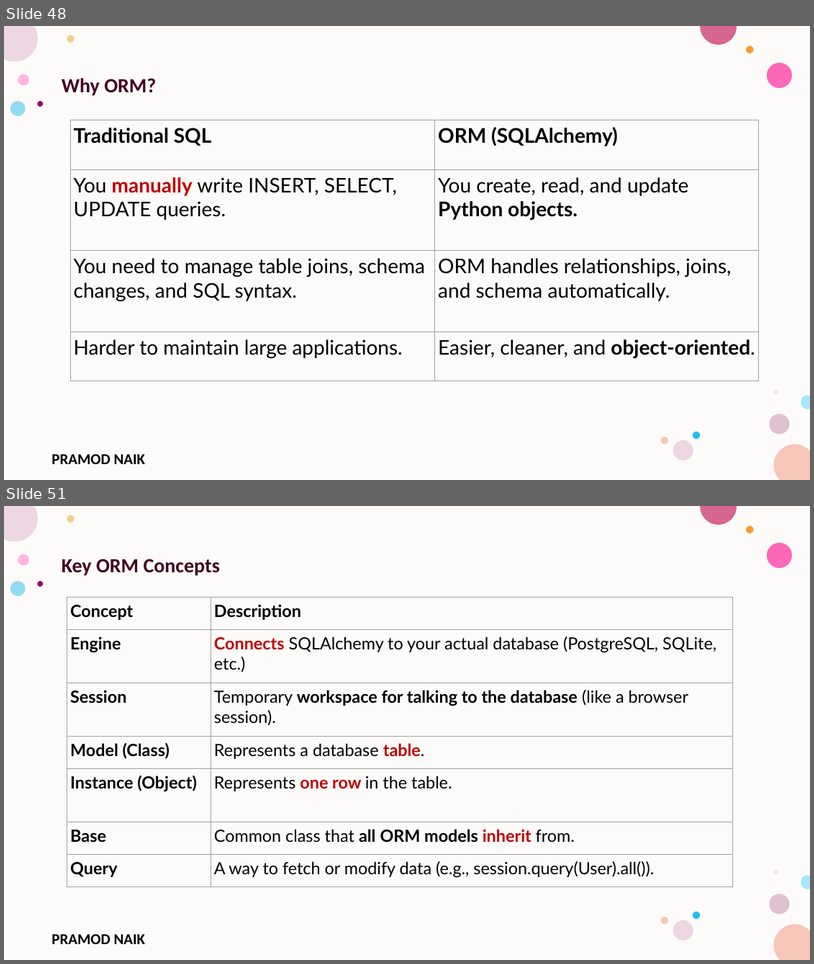
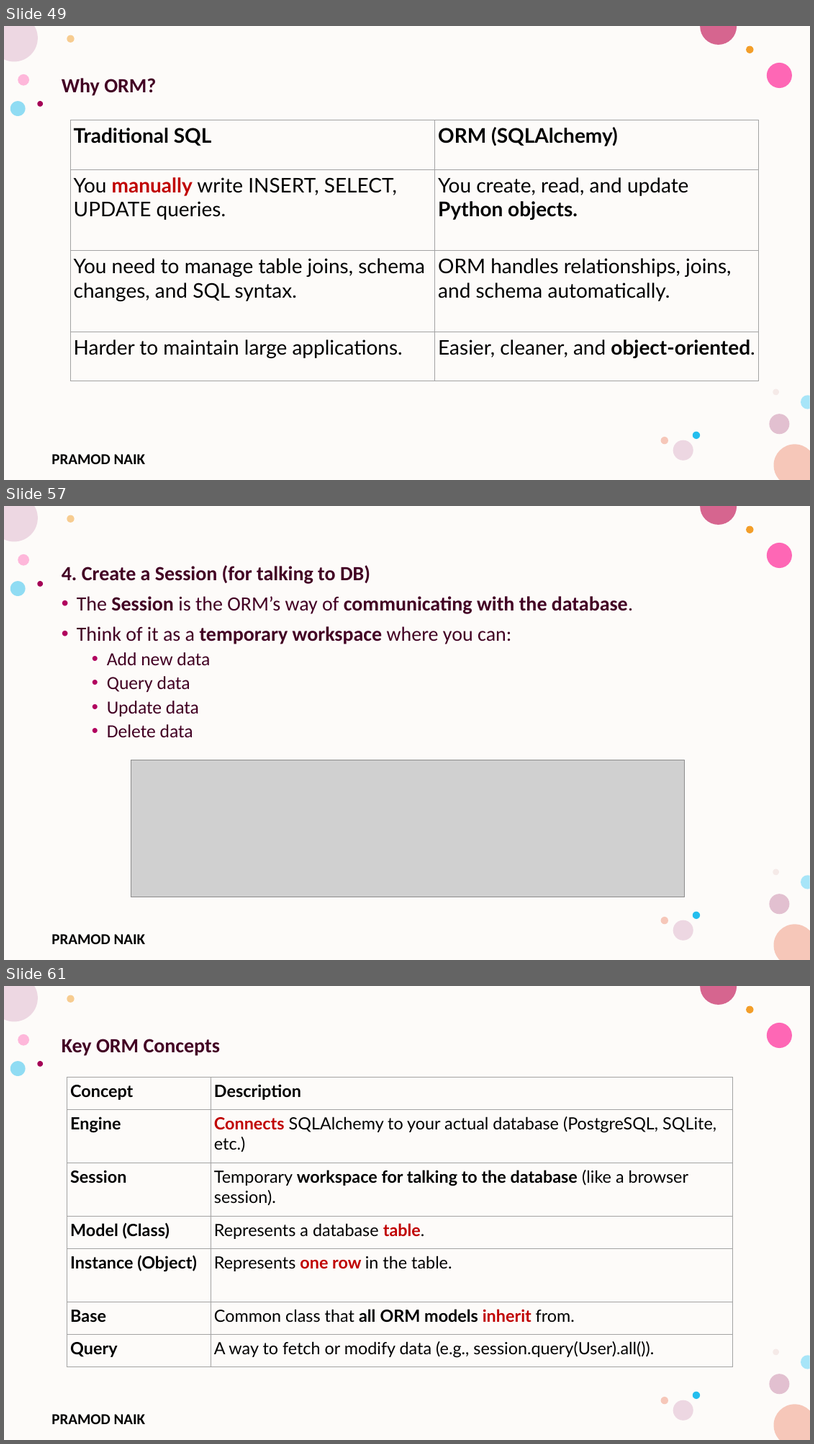
Before and after one commit to PRAMODNAIK-DEV/Backend-Dev-using-Python-FastAPI, a slide deck: FastAPI/FastAPI- Intermediate.pptx. Shown one above the other, each under a label of ours: slides 48 and 51 before the commit, slides 49, 57 and 61 after it; the slides between them are not shown. The pictures are 814x964 and 814x1444 pixels, drawn with LibreOffice and Linux fonts; fonts in the diff are those of the drawing; grey boxes stand for pictures; background and template pictures are left out. Boxes give left, top, right and bottom in pixels: in the first picture for what was removed or moved away, otherwise in the second. Text is boxed around its words. In the diff, an @@ line names an element or a change of style, - is before the commit and + after.

```diff
--- a/FastAPI/FastAPI- Intermediate.pptx
+++ b/FastAPI/FastAPI- Intermediate.pptx
@@ slide 57 added at bbox=[4, 506, 810, 960], background #FFFFFF; not listed: 17 template elements that a slide beside it also shows @@
@@ text added at bbox=[62, 565, 633, 738], 24 pt, text #420023, bold @@
+4. Create a Session (for talking to DB)
+• The Session is the ORM’s way of communicating with the database.
+• Think of it as a temporary workspace where you can:
+  • Add new data
+  • Query data
+  • Update data
+  • Delete data
@@ picture added at bbox=[131, 760, 685, 897] @@
@@ what was slide 48 is now slide 49 @@
@@ what was slide 51 is now slide 61 @@
```
Also in this commit, not shown: 6 slides changed, 9 other slides added, 5 other files.
